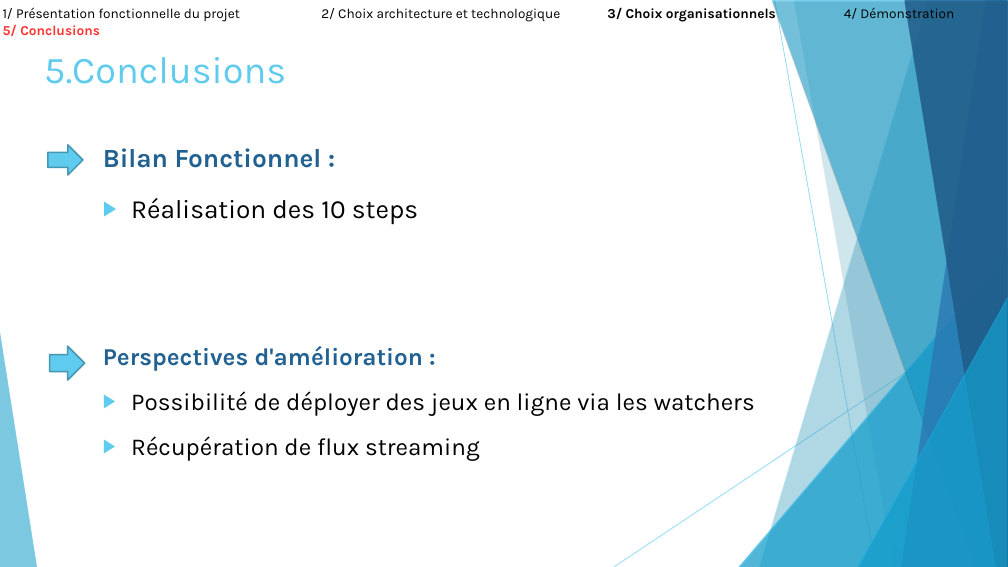
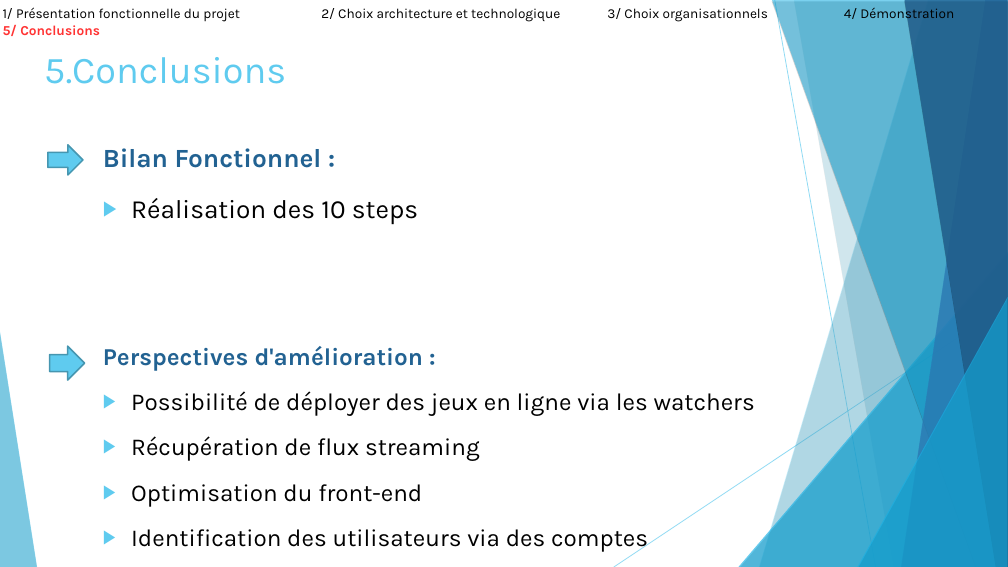
Before and after one commit to ComeBurguburu/AmbianceShowRoom, a slide deck: slide 19 of docs/Presentation orale.odp (slide 12 before the commit). Drawn at 1008x567 pixels with LibreOffice and Linux fonts; fonts in the diff are those of the drawing. Boxes give left, top, right and bottom in pixels: in the first picture for what was removed or moved away, otherwise in the second. Text is boxed around its words. In the diff, an @@ line names an element or a change of style, - is before the commit and + after.

```diff
--- a/docs/Presentation orale.odp
+++ b/docs/Presentation orale.odp
@@ text "1/ Présentation fonctionnelle du projet ..." at (3,6,954,23): bold off in "3/ Choix organisationnels" @@
@@ text at (131,484,648,553): paragraphs added @@
+▶ Optimisation du front-end
+▶ Identification des utilisateurs via des comptes
```
Also in this commit, not shown: 3 other slides changed, 7 slides added, 2 other files.
